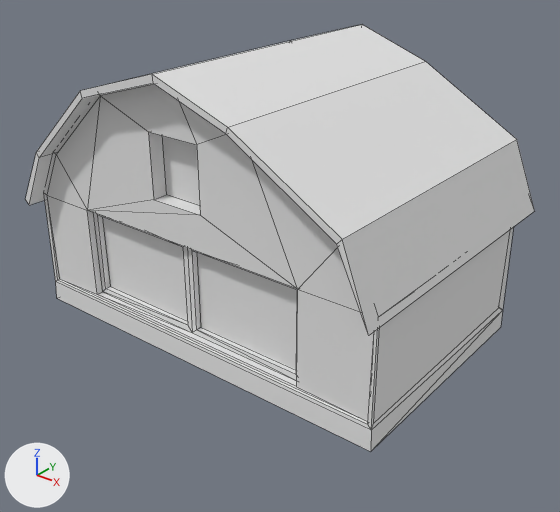
Two versions of the OBJ model public/res/models/farm.obj, one commit apart.
The view is the same before and after, from a 50 mm camera at (4.41, -5.31, 3.77) aimed at (0.18, -0.02, 0.49). Arrows for +X, +Y and +Z are at lower left; the lights stay in place. Mesh edges are drawn as thin lines. Where no turn or scale is listed for an object, it has been applied to the vertices.

The first picture shows 'newfarm.001_Cube.035'.
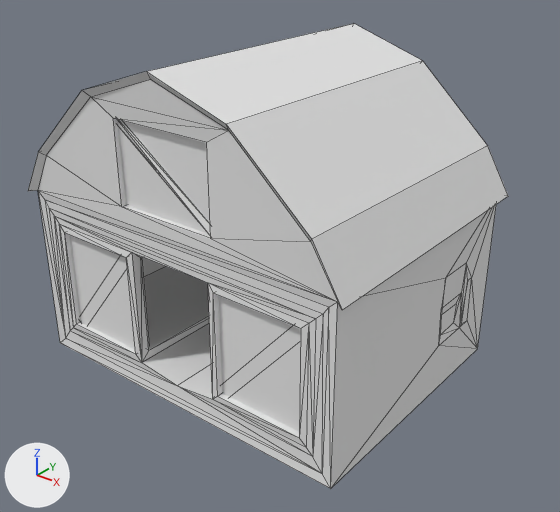
What differs and where, as boxes [x1, y1, x2, y2] in the pictures (560 x 512 px; the box of a moved part takes in the faces that stretch with it):
'newfarm.001_Cube.035', reshaped (9% taller): before [26, 24, 534, 451]; after [28, 23, 508, 489]
part 1 of me_newfarm_001_cube_035, rebuilt: before [44, 83, 513, 451]; after [28, 23, 508, 489]
part 2 of me_newfarm_001_cube_035, moved or reshaped: before [26, 24, 534, 335]; after [69, 119, 301, 431]

What changed in the scene script:
```text
Change me_newfarm_001_cube_035:
    used by ob_newfarm_001_cube_035; location = (0.0, 0.0, 0.0)
    remove me_newfarm_001_cube_035.from_pydata(...)  # 119 vertices, 129 faces; spans x -1.96..2.03, y -1.33..1.53, z -0.2..2.45
    add me_newfarm_001_cube_035.from_pydata(...)  # 133 vertices, 168 faces; spans x -1.95..1.77, y -1.31..1.52, z -0.71..2.45
    me_newfarm_001_cube_035 part 1: the loose piece of 93 vertices spanning x -1.9..2.0, y -1.18..1.18, z -0.2..2.41 is rebuilt with 109 vertices and now spans x -1.95..1.77, y -1.31..1.52, z -0.71..2.45
    me_newfarm_001_cube_035 part 2
    26 vertices are removed from x -1.96..2.03, y -1.33..1.53, z 0.9..2.45
    25 faces are deleted
    24 vertices are added at x -1.57..1.41, y -1.22..-1.17, z -0.41..2.09
    17 new faces join them
```
